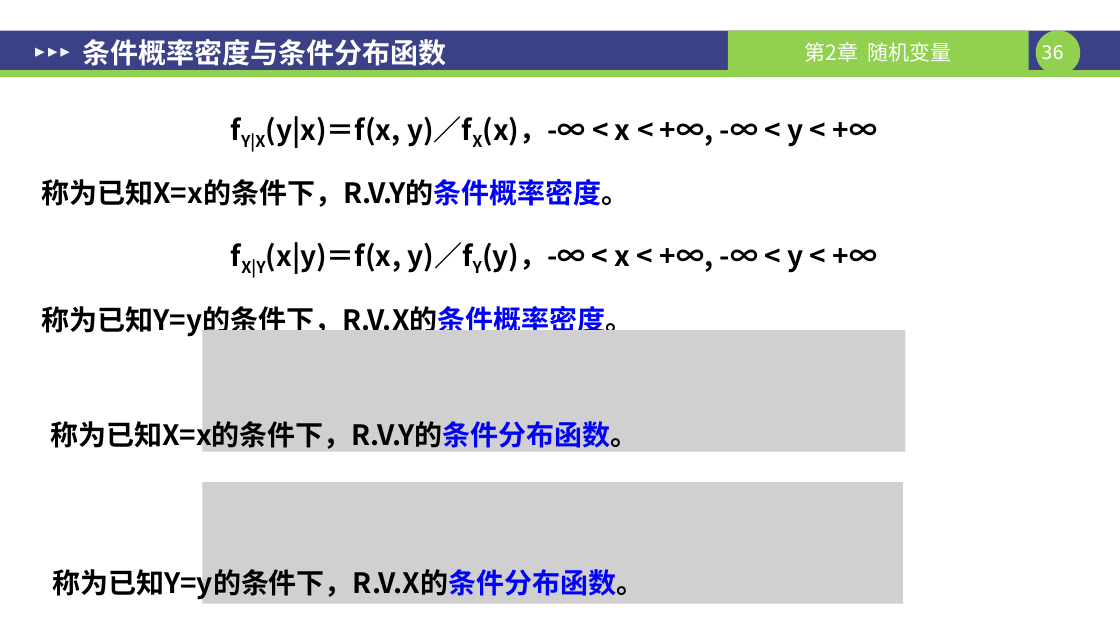
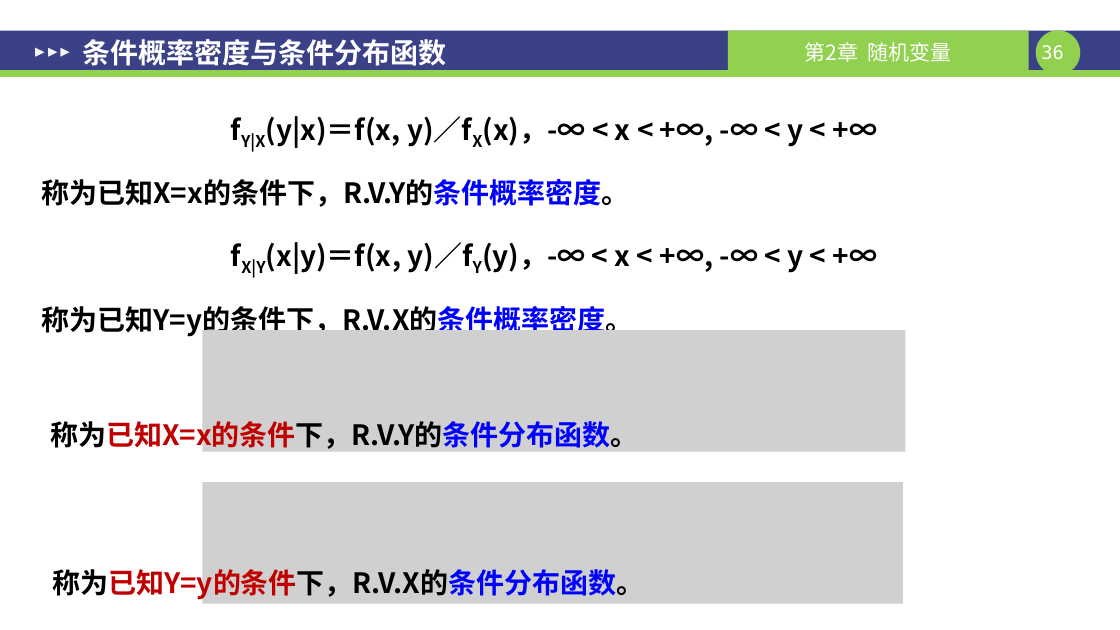
Before and after one commit to sangzige/course_resource, a slide deck: slide 36 of 随机过程/ch02-随机变量及其分布.pptx. Drawn at 1120x630 pixels with LibreOffice and Linux fonts; fonts in the diff are those of the drawing; grey boxes stand for pictures. Boxes give left, top, right and bottom in pixels: in the first picture for what was removed or moved away, otherwise in the second. Text is boxed around its words. In the diff, an @@ line names an element or a change of style, - is before the commit and + after.

```diff
--- a/随机过程/ch02-随机变量及其分布.pptx
+++ b/随机过程/ch02-随机变量及其分布.pptx
@@ text "称为已知X=x的条件下，R.V.Y的条件分布函数。" at [50,417,638,453]: text colour #000000 to #C00000 in "称为已知X=x的条件下，R.V.Y的条件分布函数。" @@
@@ text "称为已知Y=y的条件下，R.V.X的条件分布函数。" at [52,565,644,601]: text colour #000000 to #C00000 in "称为已知Y=y的条件下，R.V.X的条件分布函数。" @@
```
Also in this commit, not shown: 10 other slides changed, 26 other files.
